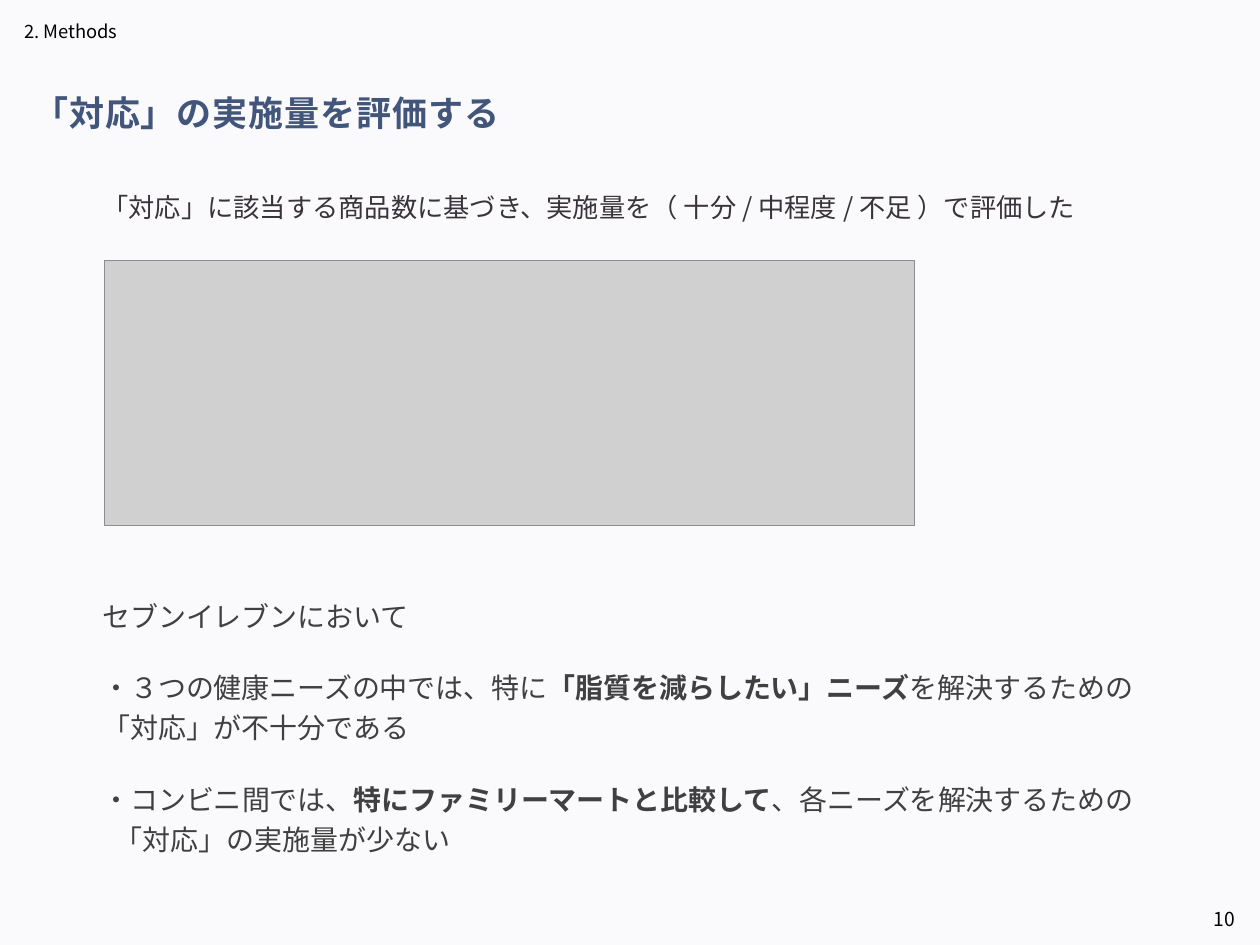
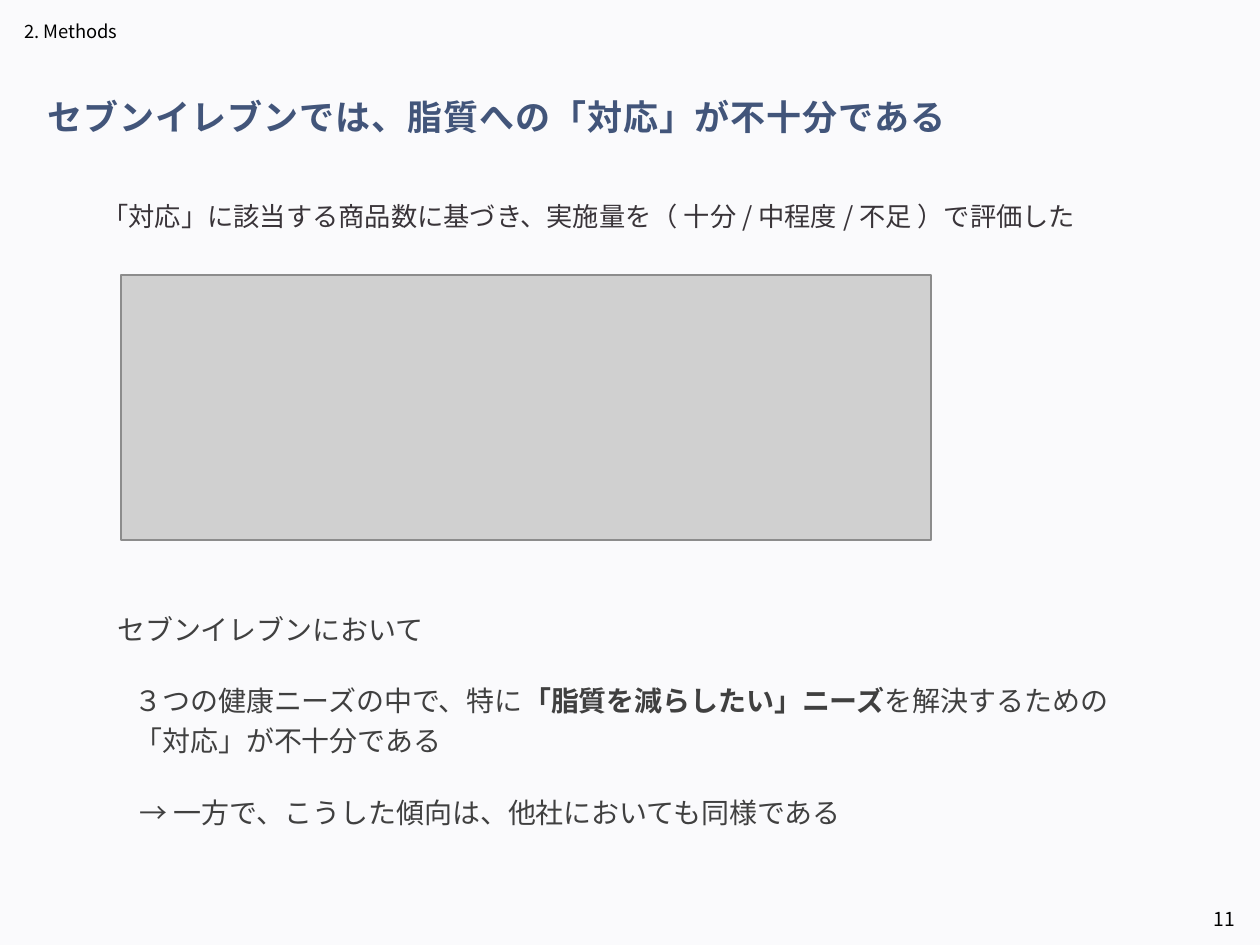
Before and after one commit to aoiseki0415/Accenture_CEO, a slide deck: slide 11 of 提出物一覧/アクセンチュア_中間発表.pptx (slide 10 before the commit). Drawn at 1260x945 pixels with LibreOffice and Linux fonts; fonts in the diff are those of the drawing; grey boxes stand for pictures. Boxes give left, top, right and bottom in pixels: in the first picture for what was removed or moved away, otherwise in the second. Text is boxed around its words. In the diff, an @@ line names an element or a change of style, - is before the commit and + after.

```diff
--- a/提出物一覧/アクセンチュア_中間発表.pptx
+++ b/提出物一覧/アクセンチュア_中間発表.pptx
@@ text at (x1=48, y1=100, x2=946, y2=133): text changed @@
-「対応」の実施量を評価する
+セブンイレブンでは、脂質への「対応」が不十分である
@@ text "「対応」に該当する商品数に基づき、実施量を（ 十分 / 中程度 / ..." moved from (x1=102, y1=194, x2=1075, y2=220) to (x1=102, y1=203, x2=1075, y2=229) @@
@@ picture moved from (x1=105, y1=261, x2=915, y2=525) to (x1=121, y1=275, x2=931, y2=539) @@
@@ text "セブンイレブンにおいて" moved from (x1=102, y1=603, x2=408, y2=628) to (x1=117, y1=616, x2=423, y2=641) @@
@@ text at (x1=135, y1=687, x2=1109, y2=754): text changed @@
-・３つの健康ニーズの中では、特に「脂質を減らしたい」ニーズを解決するための「対応」が不十分である
+３つの健康ニーズの中で、特に「脂質を減らしたい」ニーズを解決するための「対応」が不十分である
@@ text at (x1=174, y1=799, x2=841, y2=826): text changed @@
-・コンビニ間では、特にファミリーマートと比較して、各ニーズを解決するための
-「対応」の実施量が少ない
+→ 一方で、こうした傾向は、他社においても同様である
@@ page number at (x1=1213, y1=912, x2=1234, y2=926): text changed @@
-10
+11
```
Also in this commit, not shown: 13 other slides changed, 2 slides added, 2 slides removed, 1 other file.
